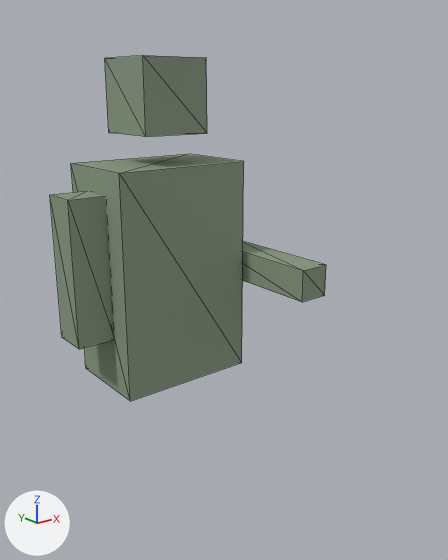
The glTF model game/assets/units/stinger_team.glb as it was, and as the next commit left it.
Camera for both pictures: a camera (50 mm lens) standing at (-1.075, -1.675, 1.58) and looking at (0.031, -0.292, 1.027). The lights are fixed; the arrows at lower left show +X, +Y and +Z. The older version comes first. Mesh edges are drawn as thin lines. Where no turn or scale is listed for an object, it has been applied to the vertices. Vertices at exactly the same position are counted once.

Before the edit, the objects in view are built like this:
```python
mat_camo = principled_material('camo')
mat_camo.base_color = (0.25, 0.32, 0.22)  # grey #899981
mat_camo.roughness = 0.8
me_arm_l = bpy.data.meshes.new('Arm_L')
me_arm_l.from_pydata(...)  # a box spanning x -0.06..0.06, y -0.06..0.06, z -0.225..0.225
me_arm_l.materials.append(mat_camo)  # grey #899981
me_arm_r = bpy.data.meshes.new('Arm_R')
me_arm_r.from_pydata(...)  # a box spanning x -0.05..0.05, y -0.225..0.225, z -0.05..0.05
me_arm_r.materials.append(mat_camo)  # grey #899981
me_body = bpy.data.meshes.new('Body')
me_body.from_pydata(...)  # a box spanning x -0.225..0.225, y -0.15..0.15, z -0.35..0.35
me_body.materials.append(mat_camo)  # grey #899981
me_head = bpy.data.meshes.new('Head')
me_head.from_pydata(...)  # a box spanning x -0.11..0.11, y -0.11..0.11, z -0.11..0.11
me_head.materials.append(mat_camo)  # grey #899981
ob_arm_l = bpy.data.objects.new('Arm_L', me_arm_l)
ob_arm_l.location = (-0.28, 0.0, 1.05)
ob_arm_r = bpy.data.objects.new('Arm_R', me_arm_r)
ob_arm_r.location = (0.28, -0.2, 1.0)
ob_body = bpy.data.objects.new('Body', me_body)
ob_body.location = (0.0, 0.0, 1.0)
ob_head = bpy.data.objects.new('Head', me_head)
ob_head.location = (0.0, 0.0, 1.55)
```
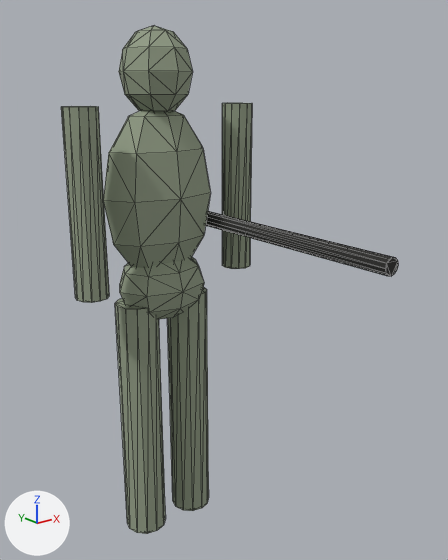
What the commit changed:
Material 'camo' (mat_camo) changes colour from grey #899981 to grey #939e86; in linear values from (0.25, 0.32, 0.22) to (0.29, 0.34, 0.24).
In material 'camo' (mat_camo), roughness goes from 0.8 to 0.86.
Material 'track' (mat_track) is new.
Its base color is (0.02, 0.02, 0.018) (black #272724).
Its roughness is 0.9.
me_arm_l is used by ob_arm_l; location (-0.28, 0.0, 1.05).
me_arm_l had 8 vertices, 12 faces and spanned x -0.06..0.06, y -0.06..0.06, z -0.225..0.225.
me_arm_l now has 24 vertices, 44 faces and spans x -0.05..0.05, y -0.05..0.05, z -0.275..0.275.
me_arm_l part 1: the whole mesh is rebuilt.
me_arm_r is used by ob_arm_r; location (0.28, -0.2, 1.0).
me_arm_r had 8 vertices, 12 faces and spanned x -0.05..0.05, y -0.225..0.225, z -0.05..0.05.
me_arm_r now has 24 vertices, 44 faces and spans x -0.05..0.05, y -0.05..0.05, z -0.275..0.275.
me_arm_r part 2: 24 vertices added at x -0.05..0.05, y -0.05..0.05, z -0.275..0.275, forming a 12-sided cylinder along z.
me_arm_r part 3: 8 vertices removed from x -0.05..0.05, y -0.225..0.225, z -0.05..0.05.
me_head is used by ob_head; location (0.0, 0.0, 1.55).
me_head had 8 vertices, 12 faces and spanned x -0.11..0.11, y -0.11..0.11, z -0.11..0.11.
me_head now has 42 vertices, 80 faces and spans x -0.11..0.11, y -0.12..0.12, z -0.13..0.13.
me_head part 4: 8 vertices removed from x -0.11..0.11, y -0.11..0.11, z -0.11..0.11; 42 vertices added at x -0.11..0.11, y -0.12..0.12, z -0.13..0.13, forming an icosphere of 80 faces.
Mesh me_torso is new.
It is an icosphere of 80 faces spanning x -0.2..0.2, y -0.12..0.12, z -0.28..0.28.
It uses material mat_camo (grey #939e86).
Mesh me_rifle is new.
It has 24 vertices, 44 faces and spans x -0.025..0.025, y -0.425..0.425, z -0.025..0.025.
It uses material mat_track (black #272724).
Mesh me_leg_r is new.
It is a 12-sided cylinder along z spanning x -0.07..0.07, y -0.07..0.07, z -0.425..0.425.
It uses material mat_camo (grey #939e86).
Object 'Arm_L' (ob_arm_l) moves from (-0.28, 0.0, 1.05) to (-0.28, -0.05, 1.25).
Object 'Arm_R' (ob_arm_r) moves from (0.28, -0.2, 1.0) to (0.28, -0.05, 1.25).
Object 'Body' (ob_body) is deleted.
Object 'Head' (ob_head) moves from (0.0, 0.0, 1.55) to (0.0, 0.0, 1.62).
Object 'Torso' (ob_torso) is new; it shows me_torso.
Its location is (0.0, 0.0, 1.25).
Object 'Rifle' (ob_rifle) is new; it shows me_rifle.
Its location is (0.18, -0.35, 1.15).
Object 'Leg_R' (ob_leg_r) is new; it shows me_leg_r.
Its location is (0.1, 0.0, 0.48).
Object 'Leg_L' (ob_leg_l) is new; it shows a copy of me_leg_r.
Its location is (-0.1, 0.0, 0.48).

What differs and where, as boxes [x1, y1, x2, y2] in the pictures (448 x 560 px):
'Body', deleted: before [71, 154, 244, 401]
'Torso', added: after [104, 110, 211, 268]
'Arm_L', recoloured, surface changed, reshaped, moved (23% narrower, 25% taller): before [50, 191, 113, 349]; after [61, 106, 109, 303]
'Head', reshaped, moved (27% narrower, 6% taller): before [105, 55, 207, 137]; after [119, 26, 193, 113]
'Leg_L', added: after [115, 298, 165, 534]
'Leg_R', added: after [167, 287, 209, 511]
'Arm_R', recoloured, surface changed, reshaped, moved: before [243, 241, 326, 302]; after [222, 103, 252, 269]
'Pelvis', now drawn: after [120, 257, 204, 319]
'Rifle', added: after [206, 211, 398, 276]
part 2 of me_arm_r, added: after [222, 103, 252, 269]
part 3 of me_arm_r, deleted: before [243, 241, 326, 302]
